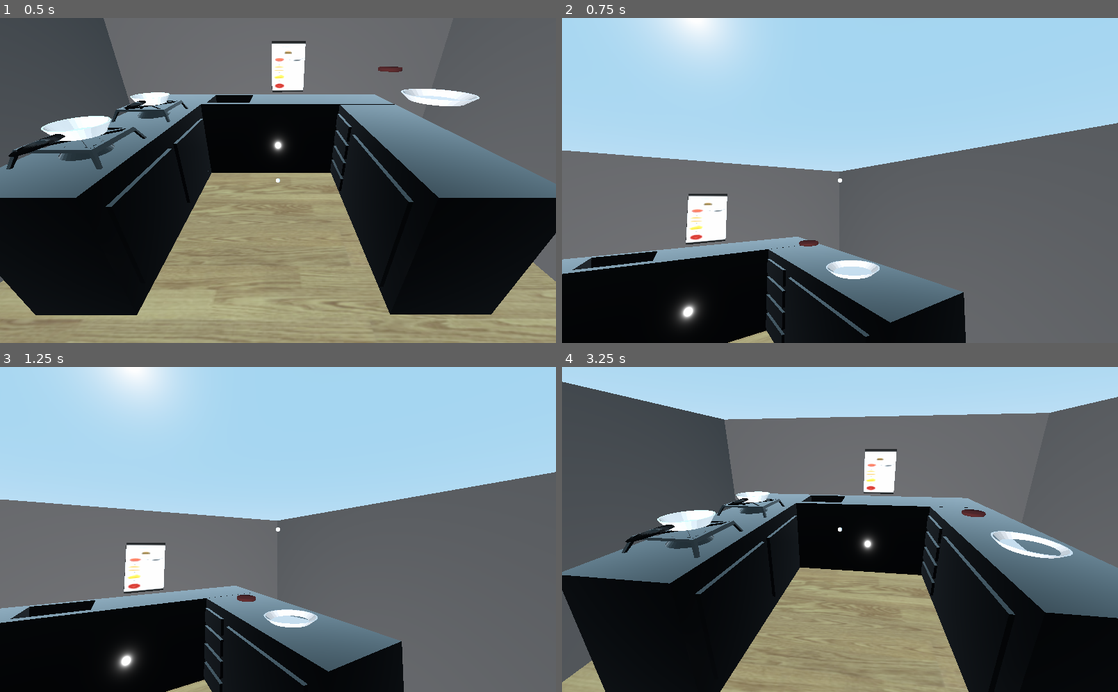
Above: before the commit, frames 1-4 (two rows, left to right).
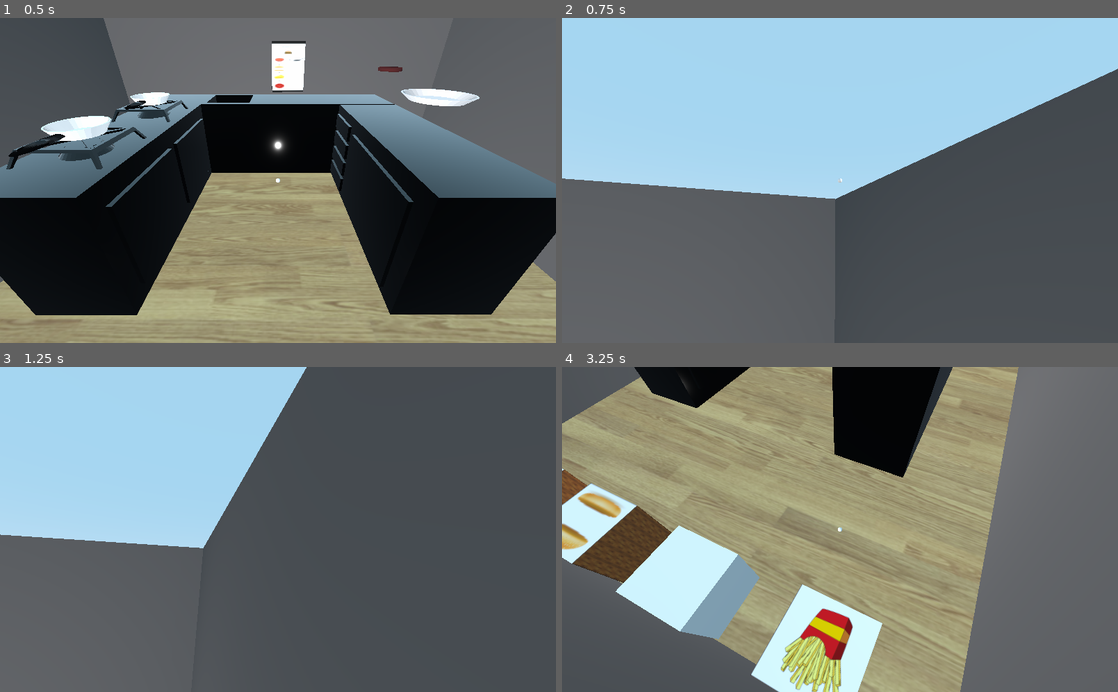
Above: after the commit, the same moments.

Repository: luanavicente/cozinhaemchamas
Game: Godot game, scene res://lanchonete.tscn
The game is run twice, just before and just after one commit, with the same random seed, the same clock (stepped at 60 frames per second) and the same inputs.
Inputs (mouse positions are in pixels of both pictures, inside the frame that each line leads up to):
- Up to frame 1 (0.5 s): no input
- Up to frame 2 (0.75 s): move the mouse to (962, 164) at 0.52 s; hold D (ui_right, bound only after the commit) from 0.53 s (still down); hold V (pick_up) from 0.53 s (still down)
- Up to frame 3 (1.25 s): keep holding D (ui_right, bound only after the commit); keep holding V (pick_up)
- Up to frame 4 (3.25 s): move the mouse to (728, 545) at 1.27 s; release D (ui_right, bound only after the commit) at 1.28 s; release V (pick_up) at 1.28 s; hold S (ui_down, bound only after the commit) 1.28-2.03 s; tap C (drop_it) at 1.35 s; tap V (pick_up) at 1.55, 2.85 s; move the mouse to (895, 458) at 2.02 s; hold D (ui_right, bound only after the commit) 2.03-2.78 s; hold V (pick_up) 2.03-2.78 s; move the mouse to (812, 594) at 2.77 s; hold W (ui_up, bound only after the commit) from 2.78 s (still down)

Frame 1 is identical in both runs. In frame 2, 42% of the frame differs, in the area x 0-100%, y 0-100%; in frame 3, 60%; in frame 4, 82%.

Commit message:
Corrige movimento + dropa e pega burgui infinitamente

Diff:
--- a/godot/hamburguer.gd
+++ b/godot/hamburguer.gd
@@ -2,20 +2,24 @@
 extends RigidBody
 
 var picked_up
+var in_plate
 var is_holder_player
 var holder
 
 func pick_up(player,is_player):
+	if in_plate and is_player:
+		holder.is_holding = false
+
 	holder = player
 	is_holder_player = is_player
 
-	if picked_up:
+	if picked_up and is_holder_player:
 		leave()
 	else:
 		carry()
 
 func _process(delta):
-	if picked_up:
+	if picked_up or in_plate:
 		if is_holder_player:
 			set_global_transform(holder.get_node("Yaw/Camera/pickup_pos").get_global_transform())
 		else:
@@ -30,6 +34,4 @@
 
 func leave():
 	$CollisionShape.set_disabled(false)
-	holder.carried_object = null
 	self.set_mode(0)
-	picked_up = false
--- a/godot/player.gd
+++ b/godot/player.gd
@@ -1,9 +1,14 @@
 extends KinematicBody
 
 var carried_object = null
+var move_speed = 8
+var view_sensitivity = 0.5
+var pitch = 0
 
-var view_sensitivity = 0.15
-var pitch = 0
+#mover
+var speed = 400
+var direction = Vector3()
+var facing = Vector3(0,0,0)
 
 # Controls
 var velocity = Vector3()
@@ -13,13 +18,17 @@
 # Physics
 var gravity = -40
 
+#slope variables
+const MAX_SLOPE_ANGLE = 60
+
 func _ready():
 	Input.set_mouse_mode(Input.MOUSE_MODE_HIDDEN)
 
 func _process(d):
-	#interações
+	#Mensagens de interações
 	if $Yaw/Camera/InteractionRay.is_colliding():
 		var x = $Yaw/Camera/InteractionRay.get_collider()
+		var teste = x.get_name()
 		if x.has_method("pick_up"):
 			$interaction_text.set_text("[V]  Pick up: " + x.get_name())
 		else:
@@ -41,26 +50,35 @@
 		$Yaw.rotation = Vector3(0, deg2rad(yaw), 0)
 		$Yaw/Camera.rotation = Vector3(deg2rad(pitch), 0, 0)
 
+#anda pra lá e pra cá
 func _physics_process(delta):
-	_process_movements(delta)
+	var up = Input.is_action_pressed("ui_up")
+	var down = Input.is_action_pressed("ui_down")
+	var left = Input.is_action_pressed("ui_left")
+	var right = Input.is_action_pressed("ui_right")
 
-#mover
-var speed = 400
-var direction = Vector3()
-var facing = Vector3(0,0,0)
+	var aim = $Yaw/Camera.get_camera_transform().basis
 
-func _process_movements(delta):
-	direction = Vector3(0,0,0)
-	if Input.is_action_pressed("ui_left"):
-		rotate_y(deg2rad(90*delta))
-	if Input.is_action_pressed("ui_right"):
-		rotate_y(deg2rad(-90*delta))
-	if Input.is_action_pressed("ui_up"):
-		facing = -global_transform.basis.z
-	if Input.is_action_pressed("ui_down"):
-		facing = global_transform.basis.z
-	move_and_slide(facing*delta*speed,Vector3(0,0,1))
-	facing = Vector3(0,0,0)
+	direction = Vector3()
+
+	if up:
+		direction -= aim[2]
+	if down:
+		direction += aim[2]
+	if left:
+		direction -= aim[0]
+	if right:
+		direction += aim[0]
+
+	var hvel = velocity
+	hvel.y = 0
+	var target = direction * move_speed
+
+	hvel = hvel.linear_interpolate(target, move_speed * delta)
+	velocity.x = hvel.x
+	velocity.z = hvel.z
+
+	velocity = move_and_slide(velocity, Vector3(0, 1, 0), 0.05, 4, deg2rad(MAX_SLOPE_ANGLE))
 
 #gravidade
 func _apply_gravity(delta):
@@ -72,12 +90,12 @@
 	# pegar objeto
 	if event.is_action_pressed("pick_up"):
 		if carried_object != null:
-			carried_object.pick_up(self,'im_player')
+			carried_object.pick_up(self,true)
 		else:
 			if $Yaw/Camera/InteractionRay.is_colliding():
 				var x = $Yaw/Camera/InteractionRay.get_collider()
 				if x.has_method("pick_up"):
-					x.pick_up(self,'im_player')
+					x.pick_up(self,true)
 
 	# dropar objeto
 	if event.is_action_pressed("drop_it"):
@@ -86,12 +104,3 @@
 				var x = $Yaw/Camera/InteractionRay.get_collider()
 				if x.has_method("drop_it"):
 					x.drop_it(self,carried_object)
-
-	# interagir - frigideira, prato
-	if event.is_action_pressed("interact"):
-		if $Yaw/Camera/InteractionRay.is_colliding():
-			var x = $Yaw/Camera/InteractionRay.get_collider()
-			print("COLLIDING")
-			print(x.get_name())
-			if x.has_method("interact"):
-				x.interact(self)
--- a/godot/prato.gd
+++ b/godot/prato.gd
@@ -14,5 +14,8 @@
 	carried_object = object
 	object.holder = self
 	object.is_holder_player = false
+	object.picked_up = false
+	object.in_plate = true
 	player.carried_object = null
 	is_holding = true
+	carried_object.leave()
--- a/godot/project.godot
+++ b/godot/project.godot
@@ -21,6 +21,30 @@
 
 [input]
 
+ui_left={
+"deadzone": 0.5,
+"events": [ Object(InputEventKey,"resource_local_to_scene":false,"resource_name":"","device":0,"alt":false,"shift":false,"control":false,"meta":false,"command":false,"pressed":false,"scancode":65,"unicode":0,"echo":false,"script":null)
+, Object(InputEventJoypadButton,"resource_local_to_scene":false,"resource_name":"","device":0,"button_index":14,"pressure":0.0,"pressed":false,"script":null)
+ ]
+}
+ui_right={
+"deadzone": 0.5,
+"events": [ Object(InputEventKey,"resource_local_to_scene":false,"resource_name":"","device":0,"alt":false,"shift":false,"control":false,"meta":false,"command":false,"pressed":false,"scancode":68,"unicode":0,"echo":false,"script":null)
+, Object(InputEventJoypadButton,"resource_local_to_scene":false,"resource_name":"","device":0,"button_index":15,"pressure":0.0,"pressed":false,"script":null)
+ ]
+}
+ui_up={
+"deadzone": 0.5,
+"events": [ Object(InputEventKey,"resource_local_to_scene":false,"resource_name":"","device":0,"alt":false,"shift":false,"control":false,"meta":false,"command":false,"pressed":false,"scancode":87,"unicode":0,"echo":false,"script":null)
+, Object(InputEventJoypadButton,"resource_local_to_scene":false,"resource_name":"","device":0,"button_index":12,"pressure":0.0,"pressed":false,"script":null)
+ ]
+}
+ui_down={
+"deadzone": 0.5,
+"events": [ Object(InputEventKey,"resource_local_to_scene":false,"resource_name":"","device":0,"alt":false,"shift":false,"control":false,"meta":false,"command":false,"pressed":false,"scancode":83,"unicode":0,"echo":false,"script":null)
+, Object(InputEventJoypadButton,"resource_local_to_scene":false,"resource_name":"","device":0,"button_index":13,"pressure":0.0,"pressed":false,"script":null)
+ ]
+}
 pick_up={
 "deadzone": 0.5,
 "events": [ Object(InputEventKey,"resource_local_to_scene":false,"resource_name":"","device":0,"alt":false,"shift":false,"control":false,"meta":false,"command":false,"pressed":false,"scancode":86,"unicode":0,"echo":false,"script":null)
